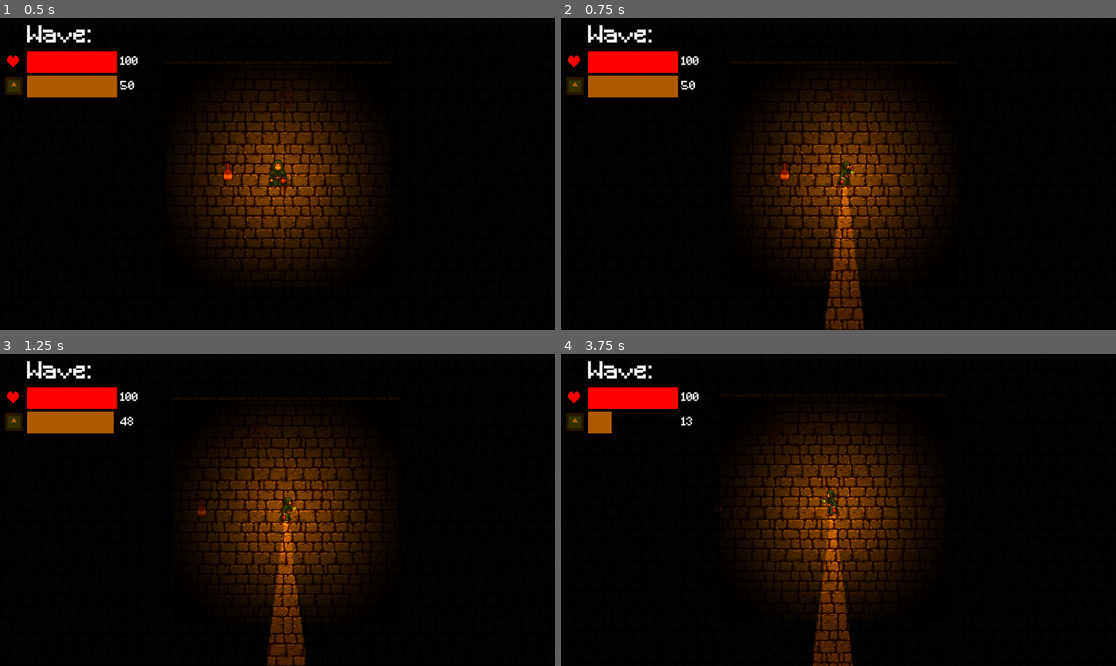
Above: before the commit, frames 1-4 (two rows, left to right).
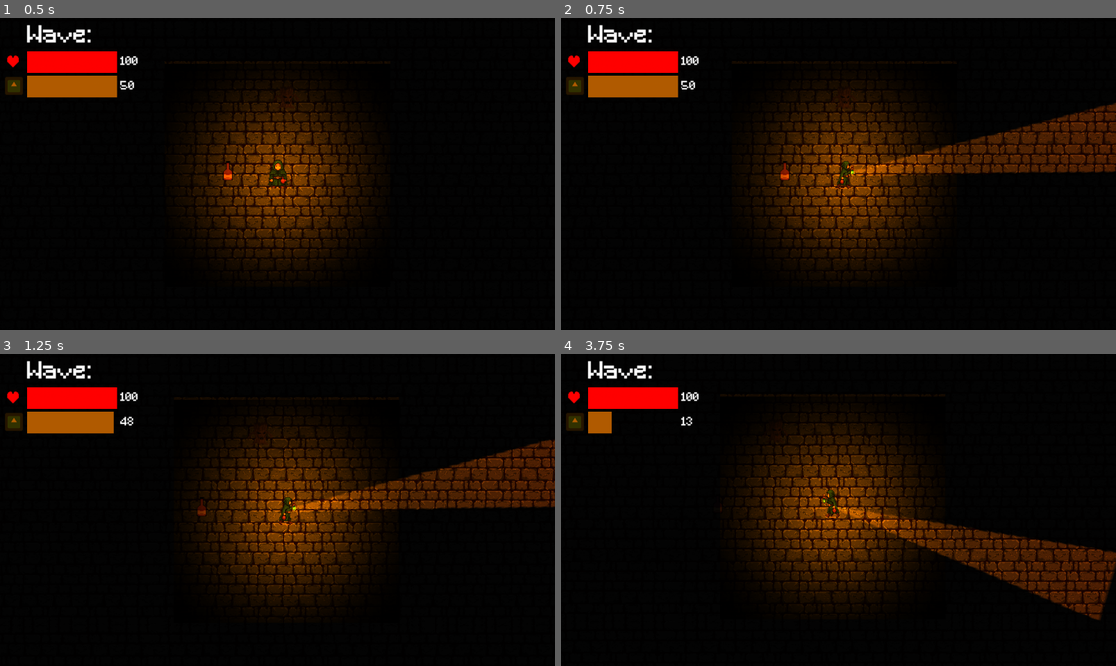
Above: after the commit, the same moments.

Repository: Frosmoth2324/Capstone-Game
Game: Godot game, scene res://Scenes/level.tscn
The game is run twice, just before and just after one commit, with the same random seed, the same clock (stepped at 60 frames per second) and the same inputs. The engine's default icon, where the game draws it, is replaced by a stand-in: a white triangle on a blue panel in a dark square. Sound files missing from this copy of the repository are replaced by a short silence.
Inputs (mouse positions are in pixels of both pictures, inside the frame that each line leads up to):
- Up to frame 1 (0.5 s): no input
- Up to frame 2 (0.75 s): tap Enter at 0.5 s; move the mouse to (960, 158) at 0.52 s; hold D (Right) from 0.53 s (still down); click (960, 158) at 0.6 s
- Up to frame 3 (1.25 s): keep holding D (Right)
- Up to frame 4 (3.75 s): move the mouse to (727, 525) at 1.27 s; release D (Right) at 1.28 s; hold S (Down) 1.28-2.03 s; click (727, 525) at 1.35 s; move the mouse to (894, 441) at 2.02 s; hold D (Right) 2.03-2.78 s; hold Right mouse button (Cone Boost) 2.03-2.78 s; click (894, 441) at 2.3 s; move the mouse to (810, 572) at 2.77 s; hold W (Up) 2.78-3.53 s; tap Space (Pulse) at 2.85 s; click (810, 572) at 3.05 s; move the mouse to (1005, 556) at 3.52 s; hold Left (Left) from 3.53 s (still down); click (1005, 556) at 3.6 s

Frame 1 is identical in both runs. In frame 2, 6.8% of the frame differs, in the area x 47-100%, y 27-100%; in frame 3, 6.7%; in frame 4, 7.2%, in the area x 45-100%, y 48-100%.

Commit message:
cone done

Diff:
--- a/Scenes/player.tscn
+++ b/Scenes/player.tscn
@@ -158,16 +158,19 @@
 [node name="ConeTimer" type="Timer" parent="."]
 wait_time = 0.3
 
-[node name="ConeLight" type="PointLight2D" parent="."]
+[node name="Cone" type="Node2D" parent="."]
+rotation = -1.5708
+
+[node name="ConeLight" type="PointLight2D" parent="Cone"]
 position = Vector2(0, 600)
 scale = Vector2(6, 24)
 color = Color(1, 0.6, 0.4, 1)
 shadow_enabled = true
 texture = ExtResource("5_7nsk8")
 
-[node name="Area2D" type="Area2D" parent="ConeLight"]
+[node name="Area2D" type="Area2D" parent="Cone/ConeLight"]
 
-[node name="CollisionShape2D" type="CollisionPolygon2D" parent="ConeLight/Area2D"]
+[node name="CollisionShape2D" type="CollisionPolygon2D" parent="Cone/ConeLight/Area2D"]
 polygon = PackedVector2Array(0.166667, -25.0417, -24.6667, 25, 24.5, 25)
 
 [connection signal="lantern_pulse" from="." to="." method="_on_lantern_pulse"]
--- a/Scripts/GameManager.gd
+++ b/Scripts/GameManager.gd
@@ -1,22 +1,28 @@
 extends Node
 
+#player stats
 const MAX_OIL = 50.0
 var oil = MAX_OIL
 const MAX_HEALTH = 100
 var health = MAX_HEALTH
 var dead = false
 
+#pick-up stats
 var oil_can = 10
+
+#level stats
+var wave: int = 1
+var enemies_remaining: int = 0
 
 #cone
 var can_cone = true
 var is_coneing = false
 var cone_cost = .5
-var cone_damage = 1
+var cone_damage = 2
 #boost
 var is_cone_boosting = false
 var cone_boost_cost = 1
-var cone_boost_damage = 2
+var cone_boost_damage = 3
 
 #pulse
 var can_pulse = true
--- a/Scripts/player.gd
+++ b/Scripts/player.gd
@@ -6,8 +6,10 @@
 @onready var oil_timer = $OilTimer
 @onready var animation_player = $AnimationPlayer
 @onready var hit_sound = $HitSound
-@onready var cone_light = $ConeLight
+@onready var cone_light = $Cone/ConeLight
 @onready var cone_timer = $ConeTimer
+@onready var cone_area = $Cone/ConeLight/Area2D
+@onready var cone = $Cone
 
 
 const SPEED = 12500
@@ -37,18 +39,29 @@
 		lantern_pulse.emit(player.global_position)
 
 func handle_cone():
+	#handle rotation
+	var mouse_pos = get_global_mouse_position()
+	var direction = (mouse_pos - global_position).normalized()
+	cone.rotation = direction.angle() - deg_to_rad(90)
+	#stop cone if you run out of fuel
 	if GameManager.can_cone == false:
-		GameManager.is_coneing == false
+		GameManager.is_coneing = false
+		GameManager.is_cone_boosting = false
+	#toggle cone
 	if Input.is_action_just_pressed("Cone"):
 		if GameManager.is_coneing:
 			GameManager.is_coneing = false
 		else:
 			if GameManager.can_cone:
 				GameManager.is_coneing = true
-	cone_light.enabled = GameManager.is_coneing
+	#start payment timer
 	if GameManager.is_coneing and cone_timer.is_stopped():
 		cone_timer.start()
+	#make cone turn on
 	GameManager.is_cone_boosting = (GameManager.is_coneing and Input.is_action_pressed("Cone Boost", true))
+	cone_light.enabled = GameManager.is_coneing
+	cone_area.monitoring = GameManager.is_coneing
+	#make the cone colour change if boosted
 	if GameManager.is_coneing and !GameManager.is_cone_boosting:
 		cone_light.color = Color(1.0, 0.5, 0.0, 1.0)
 	elif GameManager.is_coneing and GameManager.is_cone_boosting:
@@ -90,3 +103,11 @@
 		GameManager.oil -= GameManager.cone_boost_cost
 	elif GameManager.is_coneing and !GameManager.is_cone_boosting:
 		GameManager.oil -= GameManager.cone_cost
+	if GameManager.is_coneing and !GameManager.is_cone_boosting:
+		for body in cone_area.get_overlapping_bodies():
+			if body.has_method("hit") and !body.has_method("is_player"):
+				body.hit(GameManager.cone_damage)
+	elif GameManager.is_coneing and GameManager.is_cone_boosting:
+		for body in cone_area.get_overlapping_bodies():
+			if body.has_method("hit") and !body.has_method("is_player"):
+				body.hit(GameManager.cone_boost_damage)
